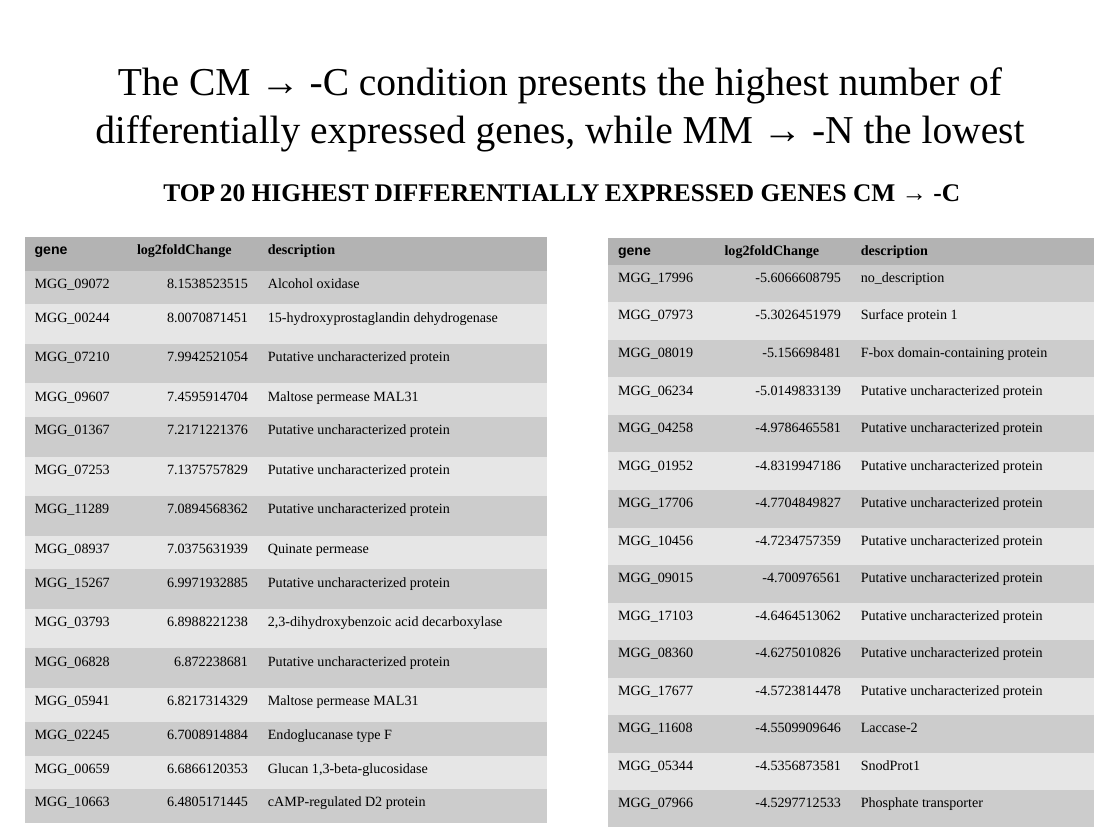
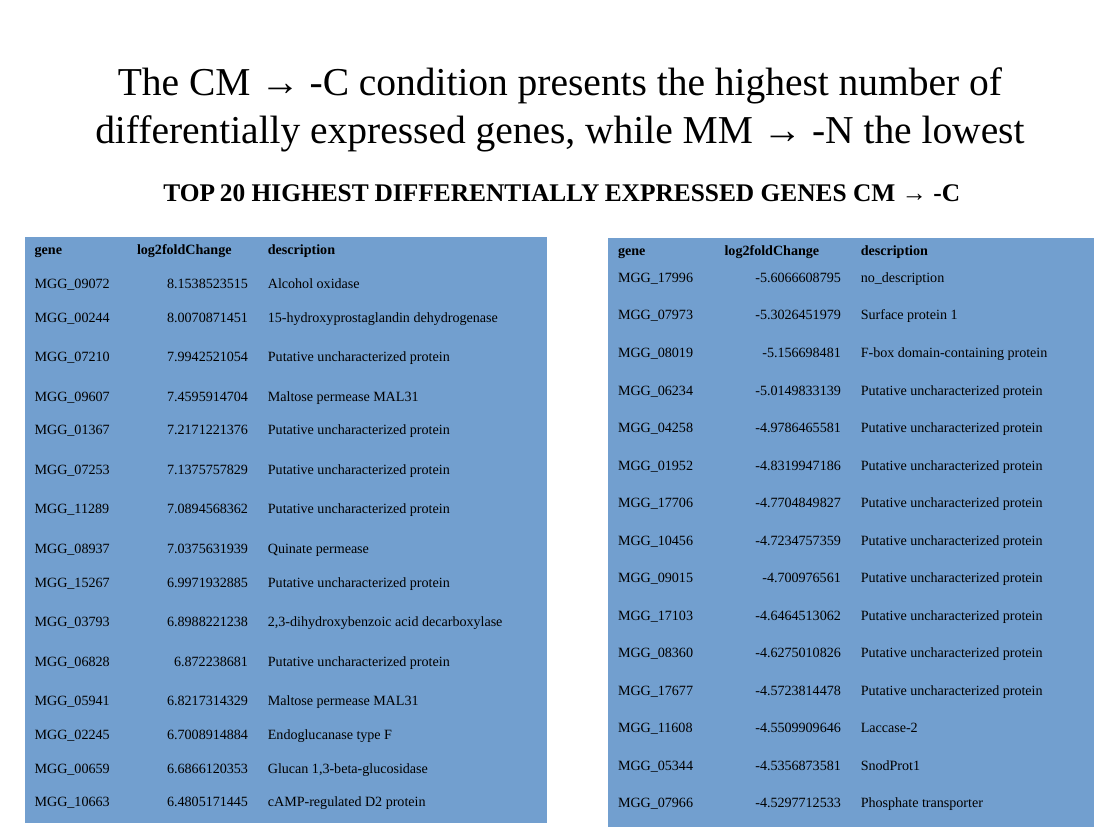
Before and after one commit to wilkinsonlab/m-oryzae-polya, a slide deck: slide 23 of doc/version_21/oryzae_presentation.odp (slide 24 before the commit). Drawn at 1120x840 pixels with LibreOffice and Linux fonts; fonts in the diff are those of the drawing. Boxes give left, top, right and bottom in pixels: in the first picture for what was removed or moved away, otherwise in the second. Text is boxed around its words. In the diff, an @@ line names an element or a change of style, - is before the commit and + after.

```diff
--- a/doc/version_21/oryzae_presentation.odp
+++ b/doc/version_21/oryzae_presentation.odp
@@ table at (24,237,547,823) @@
@@ fill #B3B3B3 to #729FCF in row 1 @@
@@ fill #CCCCCC to #729FCF in 24 cells @@
@@ fill #E6E6E6 to #729FCF in 21 cells @@
@@ font Arial to Times New Roman in "gene" @@
@@ table at (609,238,1096,827) @@
@@ fill #B3B3B3 to #729FCF in row 1 @@
@@ fill #CCCCCC to #729FCF in 24 cells @@
@@ fill #E6E6E6 to #729FCF in 21 cells @@
@@ font Arial to Times New Roman in "gene" @@
```
Also in this commit, not shown: 36 other slides changed, 2 slides added, 4 slides removed, 19 other files.
